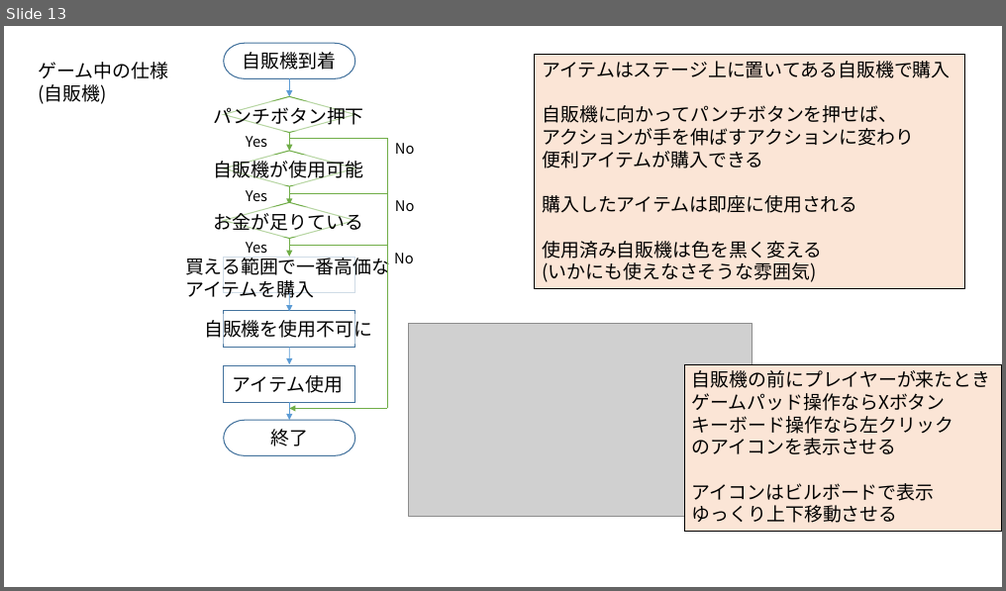
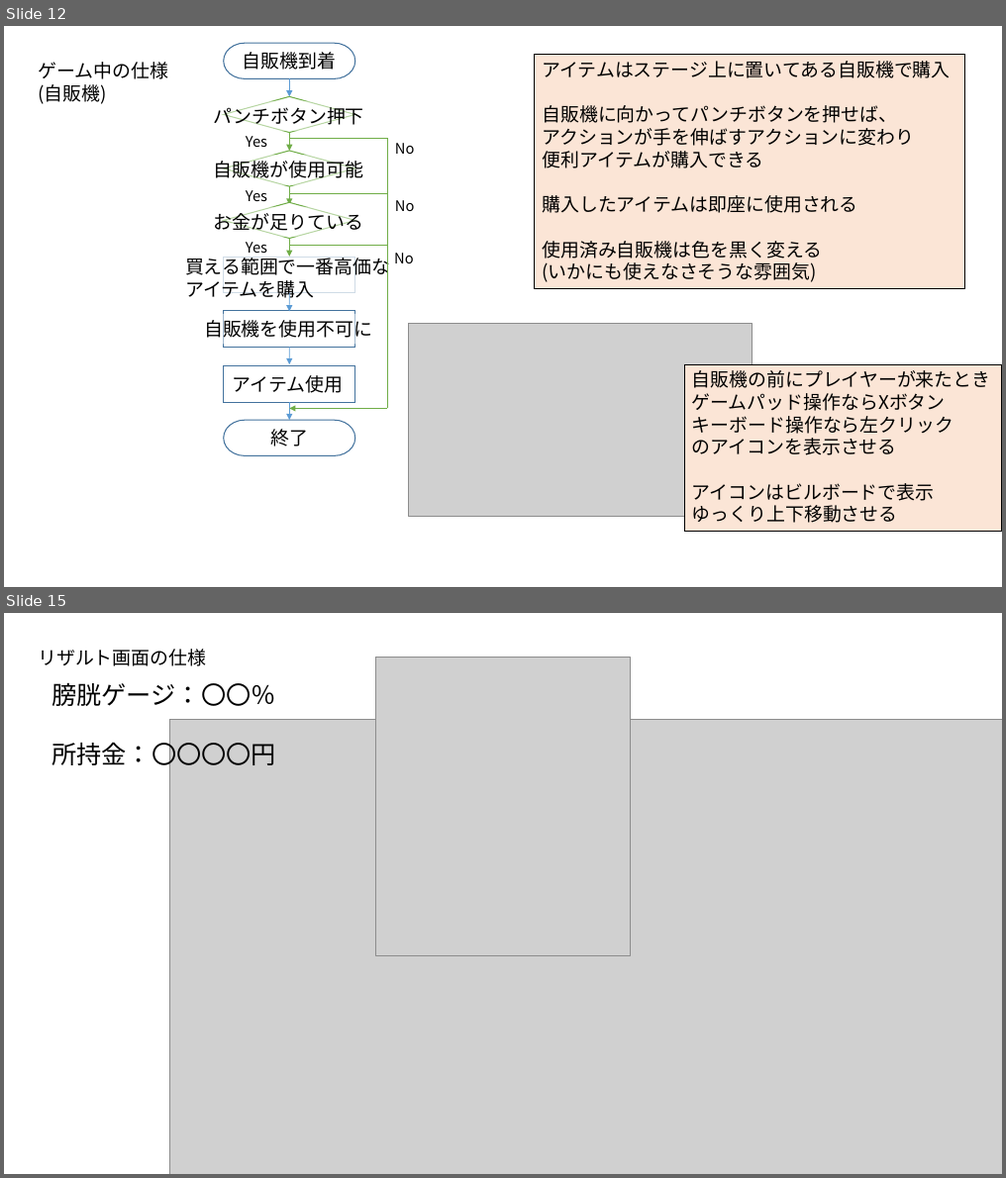
Before and after one commit to RenMitsuhashi/ToiletGame, a slide deck: 先トイ_仕様書.pptx. Shown one above the other, each under a label of ours: slide 13 before the commit, slides 12 and 15 after it; the slides between them are not shown. The pictures are 1006x591 and 1006x1178 pixels, drawn with LibreOffice and Linux fonts; fonts in the diff are those of the drawing; grey boxes stand for pictures; background and template pictures are left out. Boxes give left, top, right and bottom in pixels: in the first picture for what was removed or moved away, otherwise in the second. Text is boxed around its words. In the diff, an @@ line names an element or a change of style, - is before the commit and + after.

```diff
--- a/先トイ_仕様書.pptx
+++ b/先トイ_仕様書.pptx
@@ slide 15 added at <box>4,613,1002,1174</box>, background #FFFFFF @@
@@ text added at <box>38,649,206,666</box>, 18 pt, text #000000 @@
+リザルト画面の仕様
@@ picture added at <box>376,657,630,956</box> @@
@@ text added at <box>52,682,275,706</box>, 24 pt, text #000000 @@
+膀胱ゲージ：〇〇％
@@ picture added at <box>169,719,1002,1174</box> @@
@@ text added at <box>52,738,276,770</box>, 24 pt, text #000000 @@
+所持金：〇〇〇〇円
@@ what was slide 13 is now slide 12 @@
```
Also in this commit, not shown: 5 slides changed, 5 other slides added, 1 slide removed, 5 other files.
